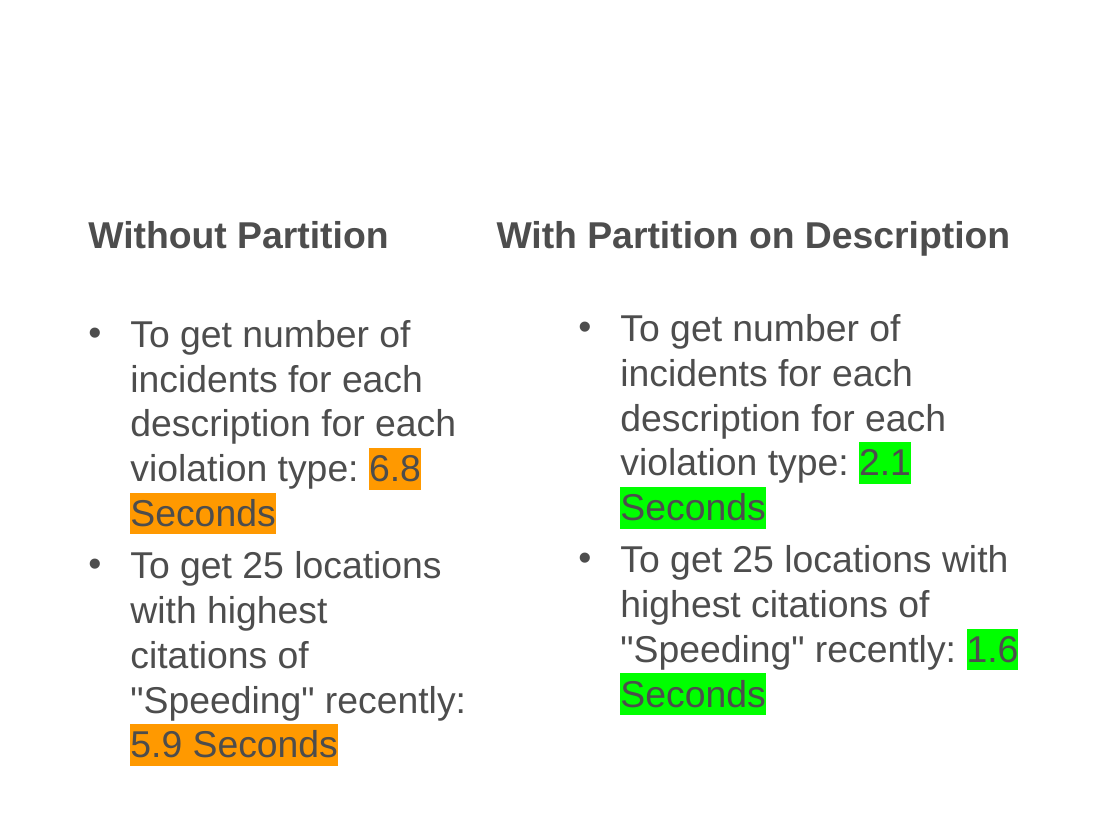
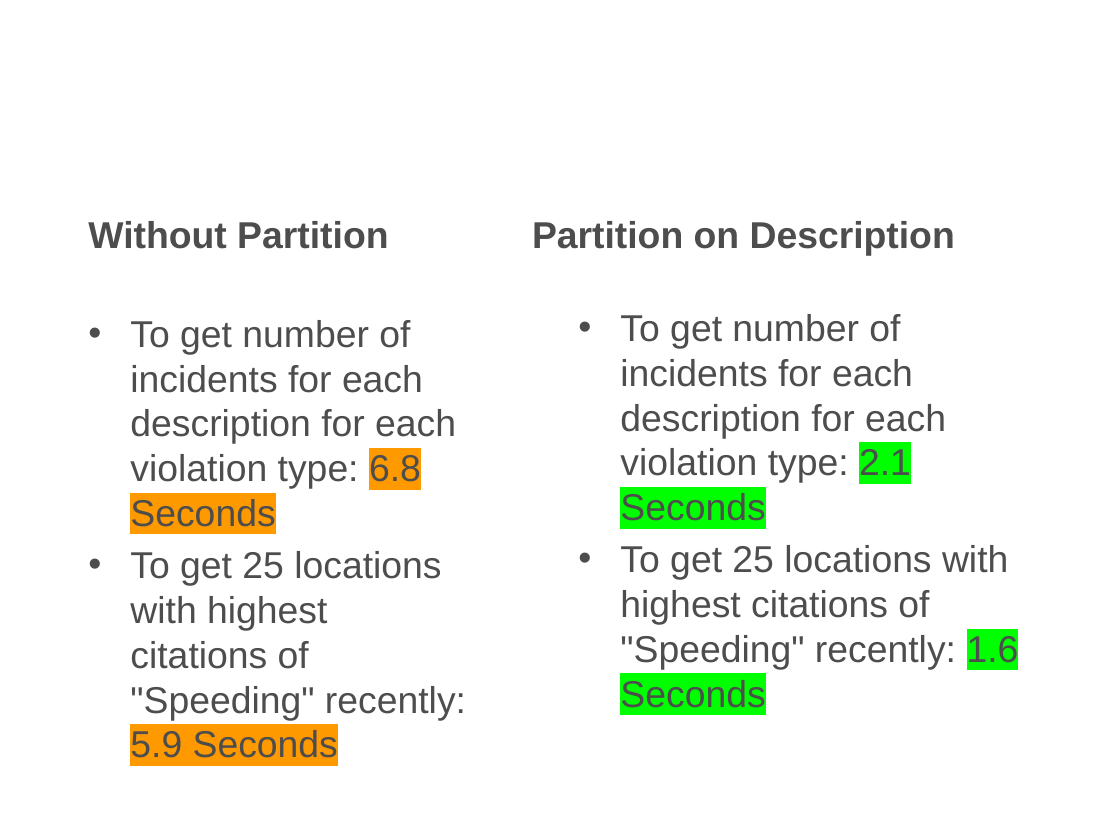
Before and after one commit to hrollin5/Project_4, a slide deck: slide 18 of traffic_violation.pptx. Drawn at 1120x840 pixels with LibreOffice and Linux fonts; fonts in the diff are those of the drawing; background and template pictures are left out. Boxes give left, top, right and bottom in pixels: in the first picture for what was removed or moved away, otherwise in the second. Text is boxed around its words. In the diff, an @@ line names an element or a change of style, - is before the commit and + after.

Commit message:
Spelling correction

```diff
--- a/traffic_violation.pptx
+++ b/traffic_violation.pptx
@@ text at [532, 221, 955, 255]: text changed @@
-With Partition on Description
+Partition on Description
```
Also in this commit, not shown: 3 other slides changed.
